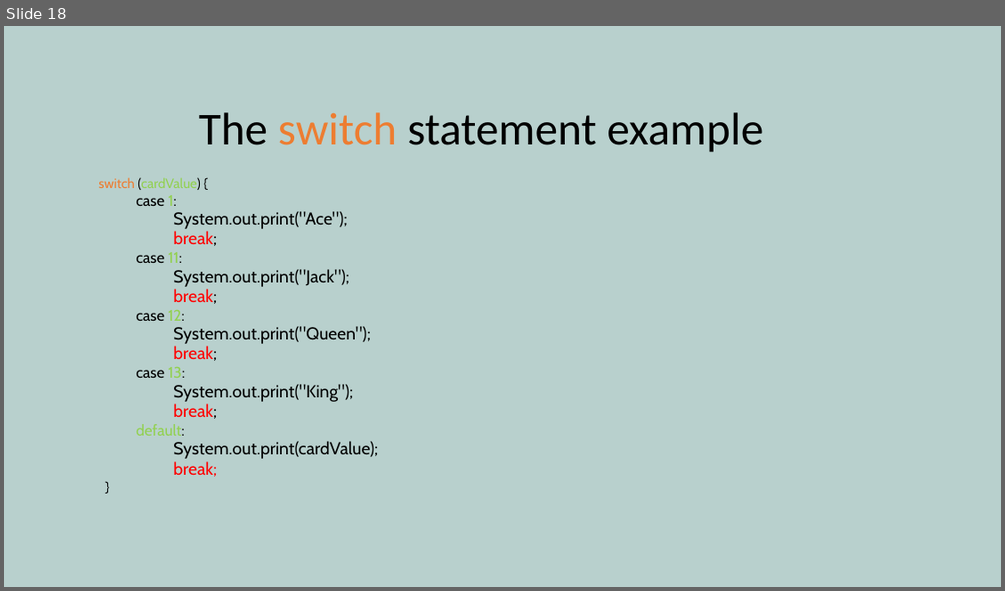
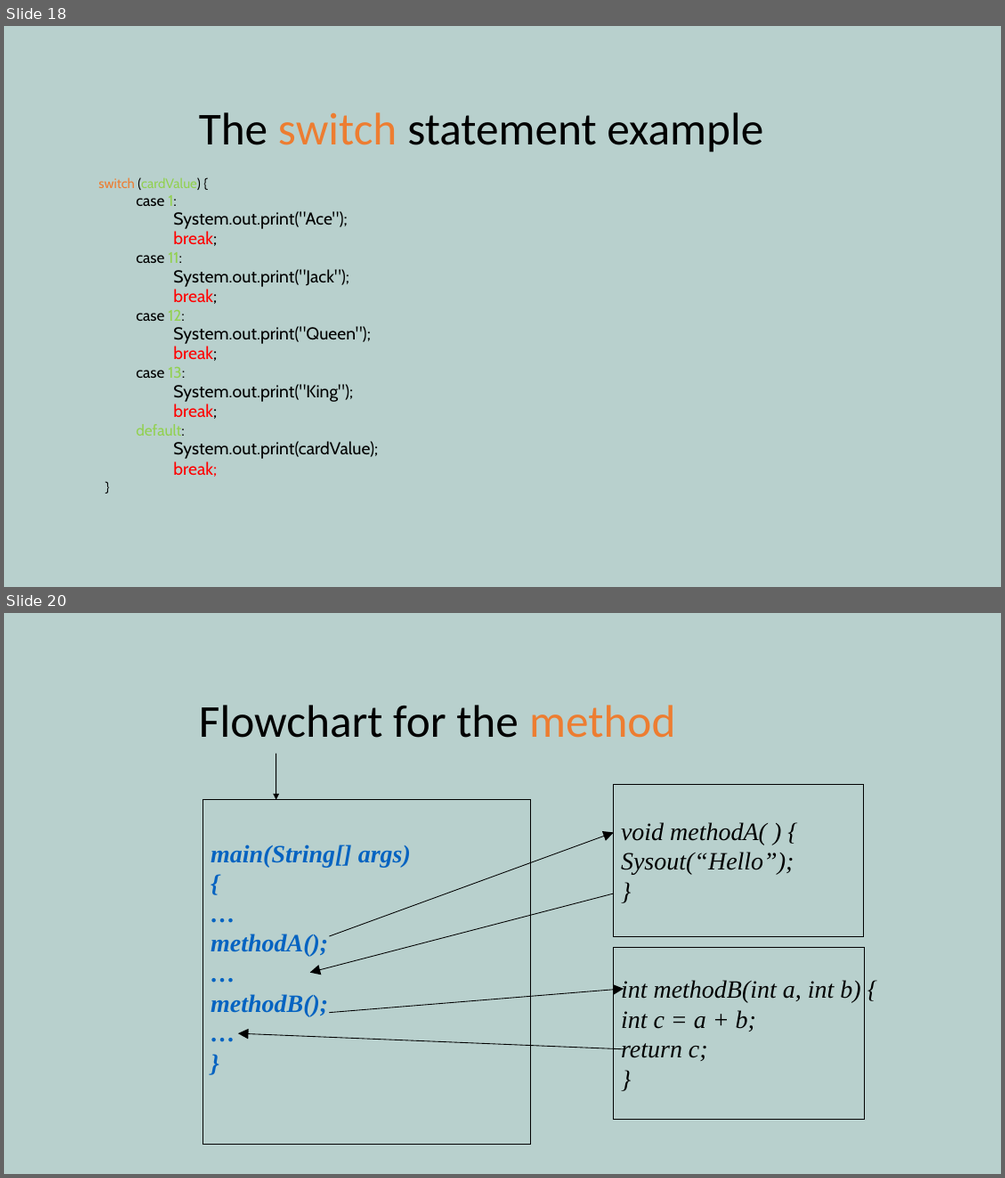
Before and after one commit to yetanothermasterylearning/Core-Java, a slide deck: 03. Programming Basics/Presentation/Program Flow Control.pptx. Shown one above the other, each under a label of ours: slide 18 before the commit, slides 18 and 20 after it; the slides between them are not shown. The pictures are 1005x591 and 1005x1178 pixels, drawn with LibreOffice and Linux fonts; fonts in the diff are those of the drawing. Boxes give left, top, right and bottom in pixels: in the first picture for what was removed or moved away, otherwise in the second. Text is boxed around its words. In the diff, an @@ line names an element or a change of style, - is before the commit and + after.

Commit message:
add Hello world program explanation

```diff
--- a/03. Programming Basics/Presentation/Program Flow Control.pptx
+++ b/03. Programming Basics/Presentation/Program Flow Control.pptx
@@ slide 20 added at bbox=[4, 613, 1001, 1174], background #B8D0CD @@
@@ title added at bbox=[199, 705, 675, 738], 44 pt, text #000000 @@
+Flowchart for the method
@@ group added at bbox=[202, 754, 864, 1144]: 2 rectangles, 2 arrows @@
+void methodA( ) {
+Sysout(“Hello”);
+}
+main(String[] args)
+{
+…
+methodA();
+…
+methodB();
+…
+}
@@ arrow added from (614, 893) to (310, 973), #000000 0.75 pt @@
@@ rectangle added at bbox=[614, 948, 864, 1119], outline #000000 0.75 pt, 24 pt, text #000000, italic @@
+int methodB(int a, int b) {
+int c = a + b;
+return c;
+}
@@ arrow added from (329, 1013) to (624, 989), #000000 0.75 pt @@
@@ arrow added from (624, 1049) to (238, 1033), #000000 0.75 pt @@
```
Also in this commit, not shown: 1 other slide added, 1 slide removed, 4 other files.
